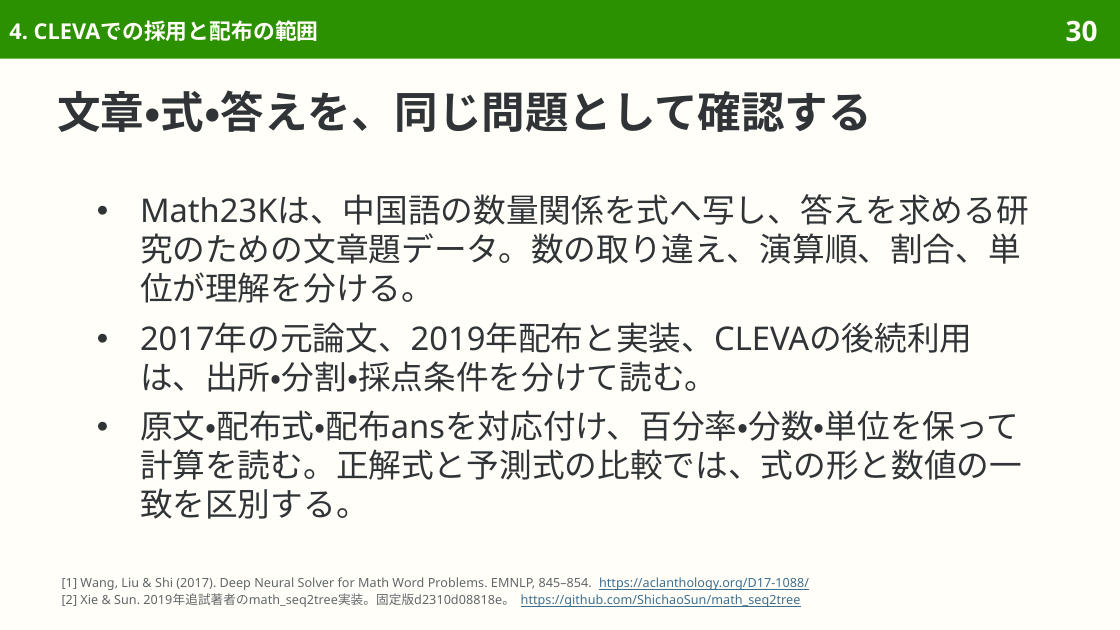
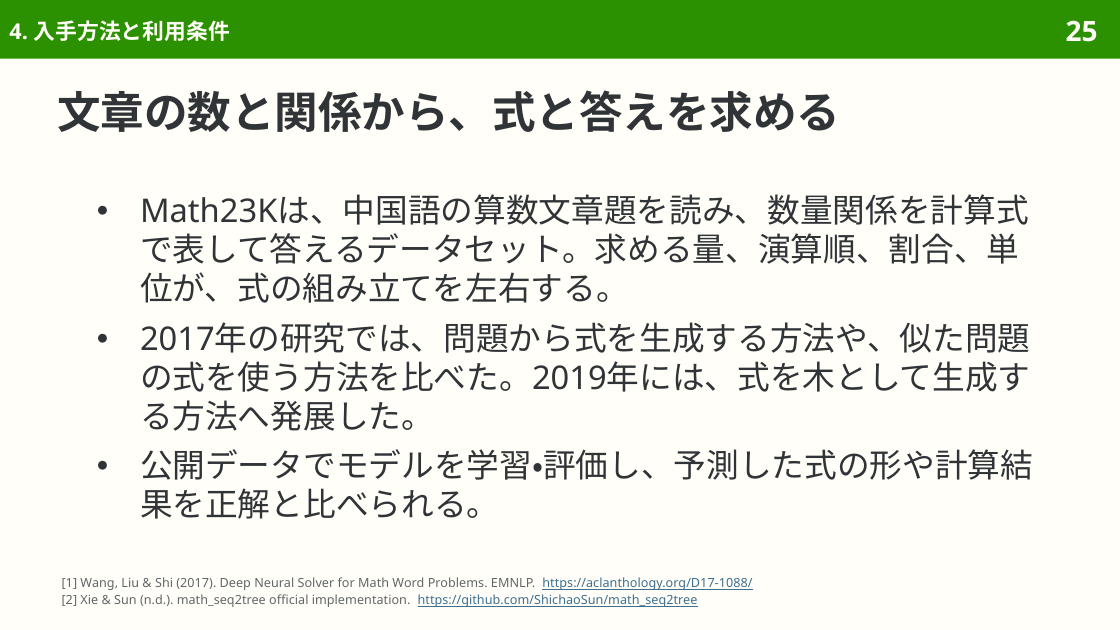
Before and after one commit to sasakiy84/datasets-in-10-minutes, a slide deck: slide 25 of slides/datasets-in-10-minutes-math23k.pptx (slide 30 before the commit). Drawn at 1120x630 pixels with LibreOffice and Linux fonts; fonts in the diff are those of the drawing. Boxes give left, top, right and bottom in pixels: in the first picture for what was removed or moved away, otherwise in the second. Text is boxed around its words. In the diff, an @@ line names an element or a change of style, - is before the commit and + after.

Commit message:
Rebuild Math23K around its original data, arithmetic examples and solver research

```diff
--- a/slides/datasets-in-10-minutes-math23k.pptx
+++ b/slides/datasets-in-10-minutes-math23k.pptx
@@ title at [9,20,230,41]: text changed @@
-4. CLEVAでの採用と配布の範囲
+4. 入手方法と利用条件
@@ page number at [1066,20,1098,42]: text changed @@
-30
+25
@@ title at [57,90,840,132]: text changed @@
-文章・式・答えを、同じ問題として確認する
+文章の数と関係から、式と答えを求める
@@ text at [140,194,1033,519]: text changed @@
-● Math23Kは、中国語の数量関係を式へ写し、答えを求める研究のための文章題データ。数の取り違え、演算順、割合、単位が理解を分ける。
-● 2017年の元論文、2019年配布と実装、CLEVAの後続利用は、出所・分割・採点条件を分けて読む。
-● 原文・配布式・配布ansを対応付け、百分率・分数・単位を保って計算を読む。正解式と予測式の比較では、式の形と数値の一致を区別する。
+● Math23Kは、中国語の算数文章題を読み、数量関係を計算式で表して答えるデータセット。求める量、演算順、割合、単位が、式の組み立てを左右する。
+● 2017年の研究では、問題から式を生成する方法や、似た問題の式を使う方法を比べた。2019年には、式を木として生成する方法へ発展した。
+● 公開データでモデルを学習・評価し、予測した式の形や計算結果を正解と比べられる。
@@ text at [62,577,752,607]: text changed @@
-[1] Wang, Liu & Shi (2017). Deep Neural Solver for Math Word Problems. EMNLP, 845–854. https://aclanthology.org/D17-1088/
-[2] Xie & Sun. 2019年追試著者のmath_seq2tree実装。固定版d2310d08818e。 https://github.com/ShichaoSun/math_seq2tree
+[1] Wang, Liu & Shi (2017). Deep Neural Solver for Math Word Problems. EMNLP. https://aclanthology.org/D17-1088/
+[2] Xie & Sun (n.d.). math_seq2tree official implementation. https://github.com/ShichaoSun/math_seq2tree
```
Also in this commit, not shown: 39 other slides changed, 1 slide added, 15 slides removed, 42 other files.
